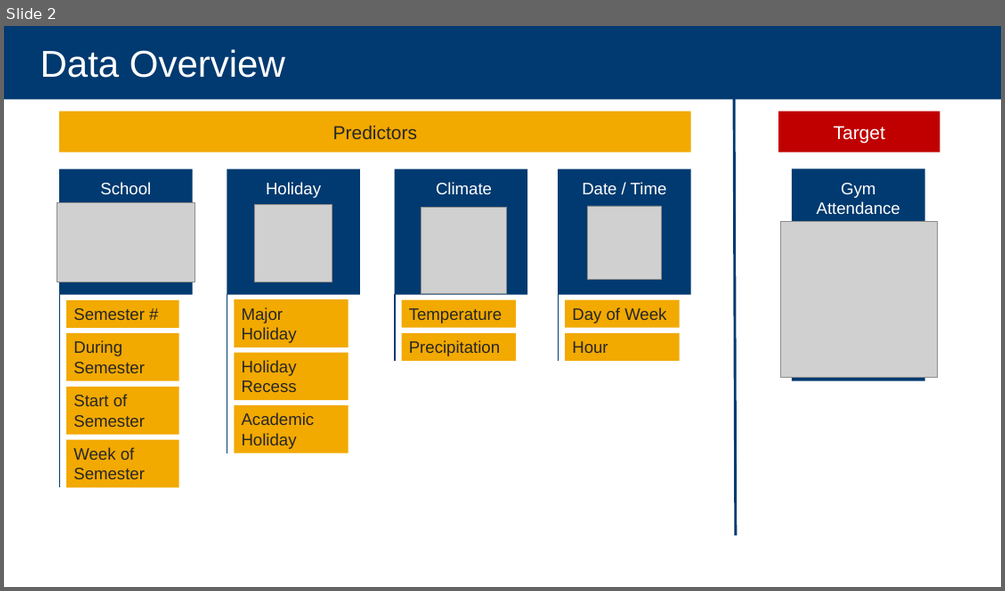
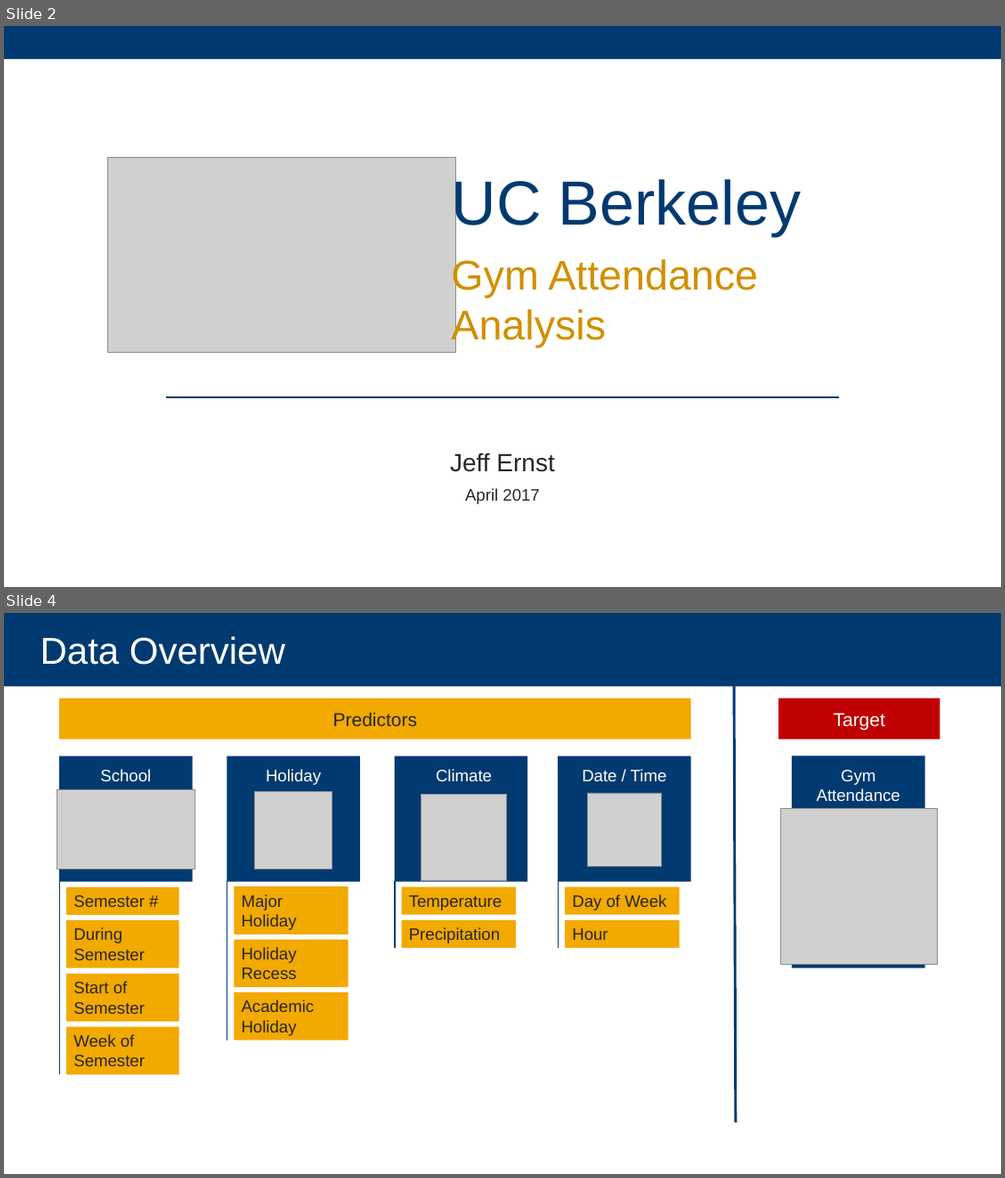
Before and after one commit to jeffernst4/gymtraffic, a slide deck: presentation/UC Berkeley Gym Attendance.pptx. Shown one above the other, each under a label of ours: slide 2 before the commit, slides 2 and 4 after it; the slides between them are not shown. The pictures are 1005x591 and 1005x1178 pixels, drawn with LibreOffice and Linux fonts; fonts in the diff are those of the drawing; grey boxes stand for pictures. Boxes give left, top, right and bottom in pixels: in the first picture for what was removed or moved away, otherwise in the second. Text is boxed around its words. In the diff, an @@ line names an element or a change of style, - is before the commit and + after.

```diff
--- a/presentation/UC Berkeley Gym Attendance.pptx
+++ b/presentation/UC Berkeley Gym Attendance.pptx
@@ slide 2 added at <box>4,26,1001,587</box>, background #FFFFFF @@
@@ rectangle added at <box>4,26,1001,59</box>, fill #003A70 @@
@@ picture added at <box>107,157,455,352</box> @@
@@ text added at <box>451,175,801,236</box>, 60 pt, text #003A70 @@
+UC Berkeley
@@ text added at <box>451,257,758,347</box>, 40 pt, text #D19000 @@
+Gym Attendance
+Analysis
@@ line added from (165, 398) to (840, 398), #003A70 2 pt @@
@@ text added at <box>450,452,554,472</box>, 24 pt, text #262626 @@
+Jeff Ernst
@@ text added at <box>465,488,539,504</box>, 16 pt, text #262626 @@
+April 2017
@@ what was slide 2 is now slide 4 @@
```
Also in this commit, not shown: 2 other slides added, 1 slide removed.
